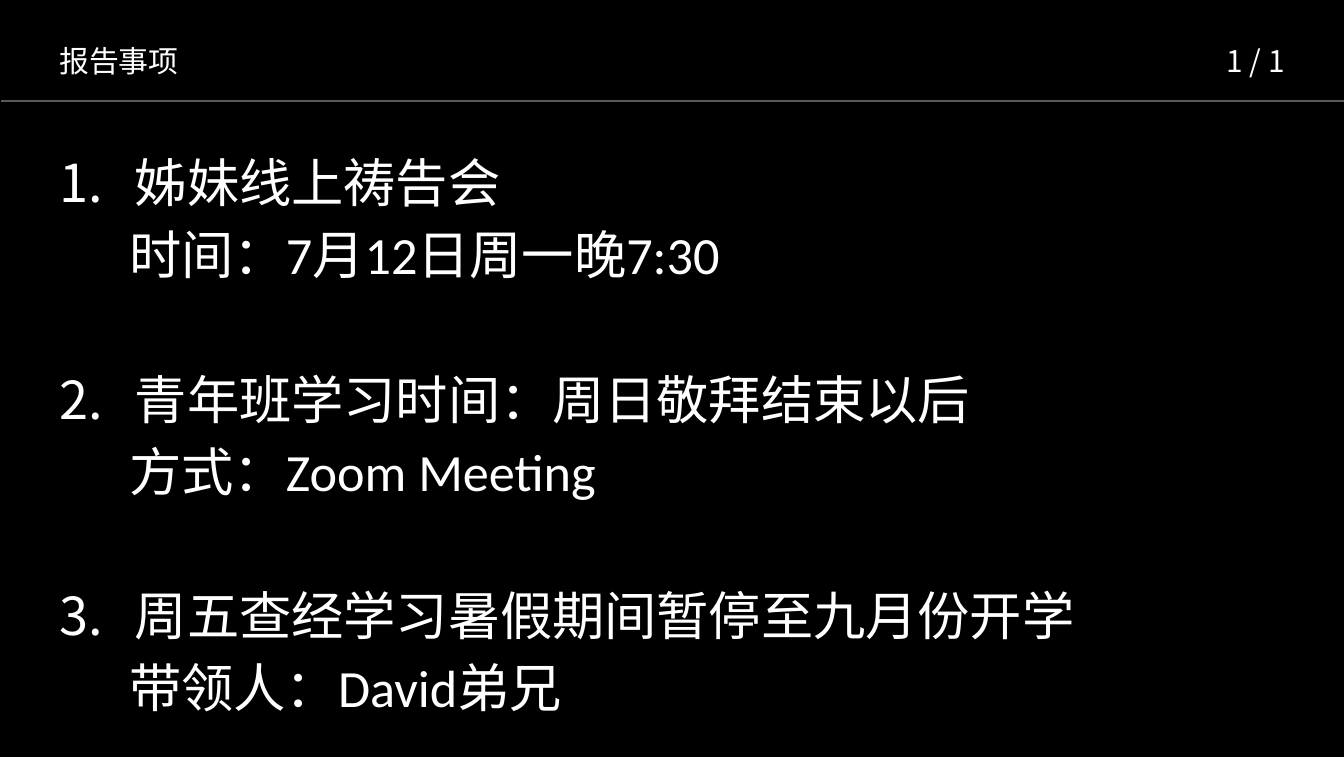
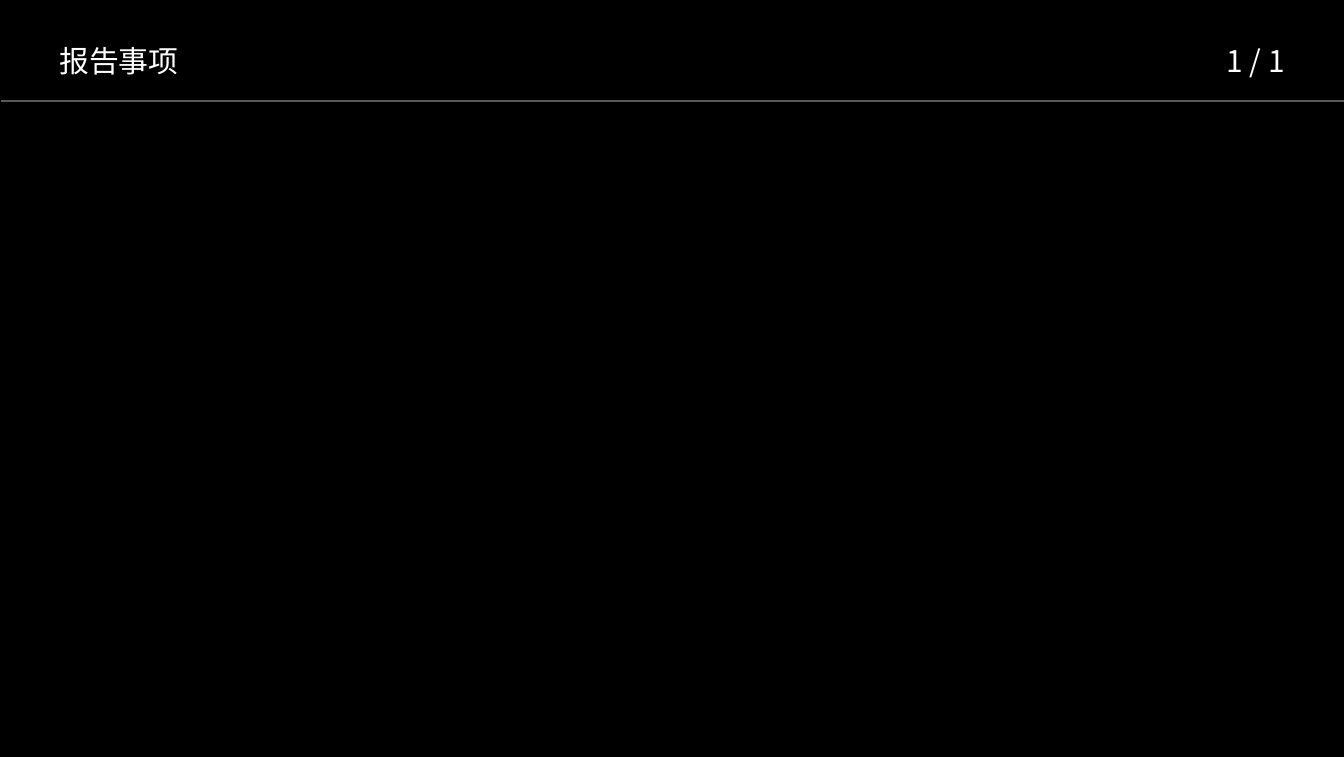
Before and after one commit to lengerrong/sundayapp, a slide deck: slide 12 of templates/worship.pptx (slide 15 before the commit). Drawn at 1344x757 pixels with LibreOffice and Linux fonts; fonts in the diff are those of the drawing. Boxes give left, top, right and bottom in pixels: in the first picture for what was removed or moved away, otherwise in the second. Text is boxed around its words. In the diff, an @@ line names an element or a change of style, - is before the commit and + after.

```diff
--- a/templates/worship.pptx
+++ b/templates/worship.pptx
@@ text removed at box(129, 158, 1075, 712) @@
-1. 姊妹线上祷告会
-时间：7月12日周一晚7:30
-2. 青年班学习时间：周日敬拜结束以后
-方式：Zoom Meeting
-3. 周五查经学习暑假期间暂停至九月份开学
-带领人：David弟兄
```
Also in this commit, not shown: 3 other slides changed, 7 slides removed, 4 other files.
